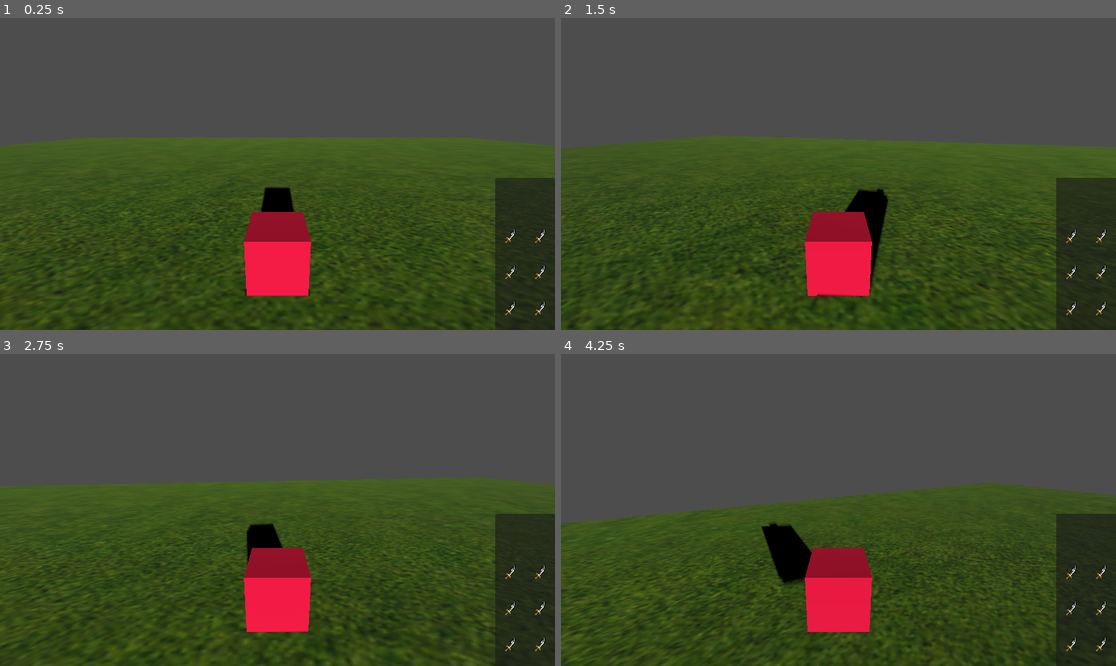
Above: before the commit, frames 1-4 (two rows, left to right).
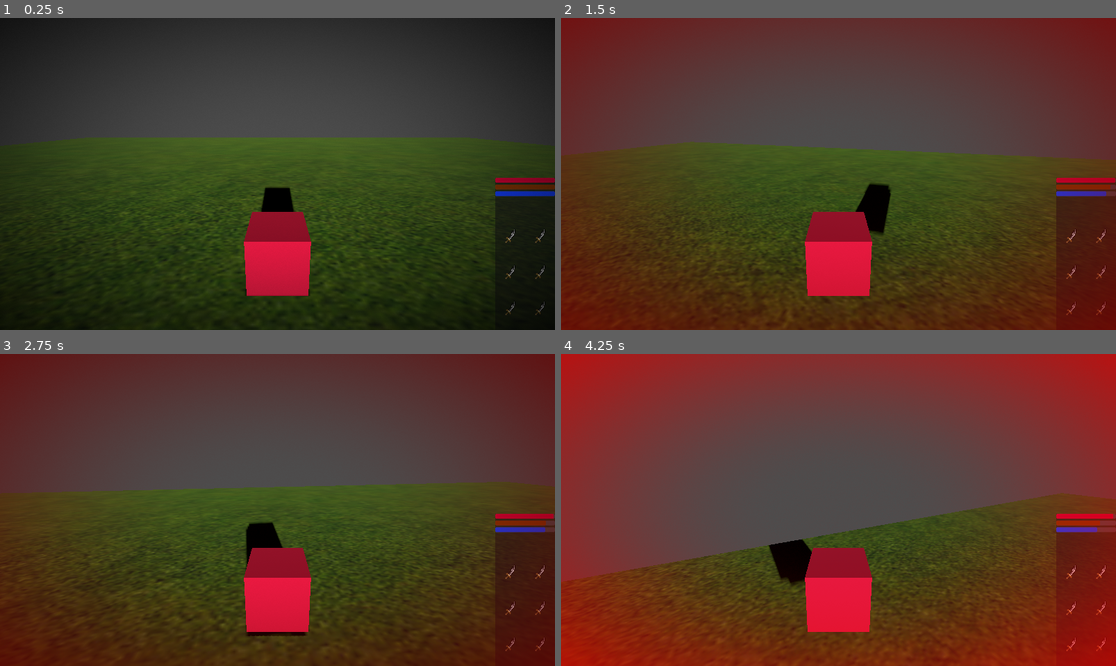
Above: after the commit, the same moments.

Repository: KOTLI-game/KOTLI
Game: Godot game, scene res://Main.tscn
Same seed, same stepped clock (60 frames per second), same inputs: the game is played once before the commit and once after it.
Inputs (mouse positions are in pixels of both pictures, inside the frame that each line leads up to):
- Up to frame 1 (0.25 s): no input
- Up to frame 2 (1.5 s): tap Enter (ui_accept) at 0.5, 0.6 s; move the mouse to (866, 174) at 0.52 s; hold Shift (move_sprint, bound only after the commit) 0.53-1.28 s; hold W (move_forward) from 0.53 s (still down); tap Space (move_jump, bound only after the commit) at 0.77, 1.07 s; move the mouse to (810, 174) at 1.27 s; tap Shift (move_sprint, bound only after the commit) at 1.35 s
- Up to frame 3 (2.75 s): keep holding W (move_forward); tap Space (move_jump, bound only after the commit) at 1.52, 1.55, 1.82, 2.1 s; move the mouse to (288, 503) at 2.02 s; tap Enter (ui_accept) at 2.3 s
- Up to frame 4 (4.25 s): keep holding W (move_forward); move the mouse to (832, 516) at 2.77 s; tap Enter (ui_accept) at 2.85 s; tap Space (move_jump, bound only after the commit) at 3.02, 3.32, 3.77, 3.8, 4.07 s; tap Shift (move_sprint, bound only after the commit) at 3.05 s; move the mouse to (877, 513) at 3.52 s; hold Shift (move_sprint, bound only after the commit) from 3.53 s (still down)

The runs differ from the first frame. In frame 1, 40% of the frame differs, in the area x 0-100%, y 0-100%; in frame 2, 54%; in frame 3, 49%; in frame 4, 75%.

Commit message:
add status bars

Diff:
--- a/Main.tscn
+++ b/Main.tscn
@@ -1,9 +1,11 @@
-[gd_scene load_steps=11 format=3 uid="uid://ona2mbdyx4fh"]
+[gd_scene load_steps=19 format=3 uid="uid://ona2mbdyx4fh"]
 
 [ext_resource type="Script" path="res://Movement.gd" id="1_bbqy7"]
 [ext_resource type="Texture2D" uid="uid://b4dp3x4fa3nd4" path="res://grass.jpg" id="1_chb6s"]
 [ext_resource type="Script" path="res://pause_menu.gd" id="3_wc42c"]
 [ext_resource type="PackedScene" uid="uid://1jarticplmi" path="res://item.tscn" id="4_qwg7a"]
+[ext_resource type="Shader" path="res://Vignette.gdshader" id="5_8oi5u"]
+[ext_resource type="Script" path="res://vignette.gd" id="6_ksw4x"]
 
 [sub_resource type="BoxShape3D" id="BoxShape3D_fl3dy"]
 size = Vector3(60, 2, 60)
@@ -22,6 +24,56 @@
 
 [sub_resource type="BoxMesh" id="BoxMesh_84e1o"]
 material = SubResource("StandardMaterial3D_g6b41")
+
+[sub_resource type="StyleBoxFlat" id="StyleBoxFlat_v5105"]
+bg_color = Color(0.297093, 0.297093, 0.297093, 1)
+corner_radius_top_left = 10
+corner_radius_top_right = 10
+corner_radius_bottom_right = 10
+corner_radius_bottom_left = 10
+
+[sub_resource type="StyleBoxFlat" id="StyleBoxFlat_x1emn"]
+bg_color = Color(0.84, 0, 0.21, 1)
+corner_radius_top_left = 10
+corner_radius_top_right = 10
+corner_radius_bottom_right = 10
+corner_radius_bottom_left = 10
+
+[sub_resource type="GDScript" id="GDScript_ggb4d"]
+script/source = "extends ProgressBar
+
+
+# Called when the node enters the scene tree for the first time.
+func _ready() -> void:
+	pass # Replace with function body.
+
+
+# Called every frame. 'delta' is the elapsed time since the previous frame.
+func _process(delta: float) -> void:
+	pass
+"
+
+[sub_resource type="StyleBoxFlat" id="StyleBoxFlat_mswfd"]
+bg_color = Color(0.535575, 0.215178, 0.0150458, 1)
+corner_radius_top_left = 10
+corner_radius_top_right = 10
+corner_radius_bottom_right = 10
+corner_radius_bottom_left = 10
+
+[sub_resource type="StyleBoxFlat" id="StyleBoxFlat_po7mk"]
+bg_color = Color(0.0784314, 0.247059, 1, 1)
+corner_radius_top_left = 10
+corner_radius_top_right = 10
+corner_radius_bottom_right = 10
+corner_radius_bottom_left = 10
+
+[sub_resource type="ShaderMaterial" id="ShaderMaterial_c1uvd"]
+shader = ExtResource("5_8oi5u")
+shader_parameter/inner_radius = 0.1
+shader_parameter/outer_radius = 1.0
+shader_parameter/vignette_strength = 1.0
+shader_parameter/dither_strength = 0.03
+shader_parameter/vignette_color = Color(0, 0, 0, 1)
 
 [node name="Root Node" type="Node"]
 
@@ -116,3 +168,44 @@
 
 [node name="Item6" parent="Inventory/GridContainer" instance=ExtResource("4_qwg7a")]
 layout_mode = 2
+
+[node name="VBoxContainer" type="VBoxContainer" parent="Inventory"]
+layout_mode = 2
+
+[node name="ProgressBar" type="ProgressBar" parent="Inventory/VBoxContainer"]
+custom_minimum_size = Vector2(0, 10)
+layout_mode = 2
+theme_override_styles/background = SubResource("StyleBoxFlat_v5105")
+theme_override_styles/fill = SubResource("StyleBoxFlat_x1emn")
+value = 100.0
+show_percentage = false
+script = SubResource("GDScript_ggb4d")
+
+[node name="ProgressBar2" type="ProgressBar" parent="Inventory/VBoxContainer"]
+custom_minimum_size = Vector2(0, 10)
+layout_mode = 2
+theme_override_styles/background = SubResource("StyleBoxFlat_v5105")
+theme_override_styles/fill = SubResource("StyleBoxFlat_mswfd")
+value = 100.0
+show_percentage = false
+script = SubResource("GDScript_ggb4d")
+
+[node name="ProgressBar3" type="ProgressBar" parent="Inventory/VBoxContainer"]
+custom_minimum_size = Vector2(0, 10)
+layout_mode = 2
+theme_override_styles/background = SubResource("StyleBoxFlat_v5105")
+theme_override_styles/fill = SubResource("StyleBoxFlat_po7mk")
+value = 100.0
+show_percentage = false
+script = SubResource("GDScript_ggb4d")
+
+[node name="Shaders" type="CanvasLayer" parent="."]
+
+[node name="Vignette" type="ColorRect" parent="Shaders"]
+material = SubResource("ShaderMaterial_c1uvd")
+anchors_preset = 15
+anchor_right = 1.0
+anchor_bottom = 1.0
+grow_horizontal = 2
+grow_vertical = 2
+script = ExtResource("6_ksw4x")
--- a/Movement.gd
+++ b/Movement.gd
@@ -5,39 +5,60 @@
 
 const SPEED = 5.0
 const JUMP_VELOCITY = 4.5
+const SPRINT_MULTIPLIER = 2
+
 var is_paused = false
 var mouse_sens = 0.3
 
 func _physics_process(delta: float) -> void:
-	# Add the gravity.
-	if not is_on_floor():
-		velocity += get_gravity() * delta
-
-	# Handle jump.
-	if Input.is_action_just_pressed("ui_accept") and is_on_floor():
-		velocity.y = JUMP_VELOCITY
-
-
 	if Input.is_action_just_pressed("ui_cancel"):
 		is_paused = !is_paused
 	if is_paused:
 		Input.set_mouse_mode(Input.MOUSE_MODE_VISIBLE)
 	else:
 		Input.set_mouse_mode(Input.MOUSE_MODE_CAPTURED)
-	# Get the input direction and handle the movement/deceleration.
-	# As good practice, you should replace UI actions with custom gameplay actions.
-	var input_dir := Input.get_vector("move_left", "move_right", "move_forward", "move_backward")
-	var direction := (transform.basis * Vector3(input_dir.x, 0, input_dir.y)).normalized()
-	if direction:
-		velocity.x = direction.x * SPEED
-		velocity.z = direction.z * SPEED
-	else:
-		velocity.x = move_toward(velocity.x, 0, SPEED)
-		velocity.z = move_toward(velocity.z, 0, SPEED)
+	if !is_paused:
+		if not is_on_floor():
+			velocity += get_gravity() * delta
+		if Input.is_action_just_pressed("move_jump") and is_on_floor():
+			velocity.y = JUMP_VELOCITY
+			consume_health(1)
+		var input_dir := Input.get_vector("move_left", "move_right", "move_forward", "move_backward")
+		var direction := (transform.basis * Vector3(input_dir.x, 0, input_dir.y)).normalized()
+		var speed = SPEED
+		if Input.is_action_pressed("move_sprint"):
+			speed *= SPRINT_MULTIPLIER
+			consume_water(speed * SPRINT_MULTIPLIER * delta)
+		if direction:
+			velocity.x = direction.x * speed
+			velocity.z = direction.z * speed
+		else:
+			velocity.x = move_toward(velocity.x, 0, speed)
+			velocity.z = move_toward(velocity.z, 0, speed)
 
-	move_and_slide()
+		consume_hunger(min(input_dir.length_squared(), 1) * speed * delta)
+		if get_hunger() == 0:
+			consume_health(delta)
+		if get_water() == 0:
+			consume_health(delta)
+		move_and_slide()
 
 func _input(event):
 	if event is InputEventMouseMotion:
 		if(!is_paused):
 			rotate_y(deg_to_rad(-event.relative.x*mouse_sens))
+
+func consume_hunger(ammount: float) -> void:
+	(get_parent().find_children("Inventory")[0].get_child(1).get_child(1) as ProgressBar).value -= ammount
+func consume_water(ammount: float) -> void:
+	(get_parent().find_children("Inventory")[0].get_child(1).get_child(2) as ProgressBar).value -= ammount
+func consume_health(ammount: float) -> void:
+	(get_parent().find_children("Inventory")[0].get_child(1).get_child(0) as ProgressBar).value -= ammount
+	var v = get_parent().find_children("Shaders")[0].find_children("Vignette")[0]#.get_script() as Vignette
+	v.set_vignette(Color.RED)
+func get_water() -> float:
+	return (get_parent().find_children("Inventory")[0].get_child(1).get_child(2) as ProgressBar).value
+func get_hunger() -> float:
+	return (get_parent().find_children("Inventory")[0].get_child(1).get_child(1) as ProgressBar).value
+func get_health() -> float:
+	return (get_parent().find_children("Inventory")[0].get_child(1).get_child(0) as ProgressBar).value
--- /dev/null
+++ b/Vignette.gdshader
@@ -0,0 +1,18 @@
+//https://godotshaders.com/shader/vignette-with-reduced-banding-artifacts/
+shader_type canvas_item;
+
+uniform float inner_radius = 0.1;
+uniform float outer_radius = 1;
+uniform float vignette_strength = 1.0;
+uniform float dither_strength = 0.03;
+uniform vec4 vignette_color: source_color;
+
+
+void fragment() {
+	float dist = distance(UV, vec2(0.5));
+
+	float vignette = smoothstep(inner_radius, outer_radius, dist) * vignette_strength;
+	float dither = fract(sin(dot(UV, vec2(12.9898, 78.233))) * 43758.5453123) * dither_strength;
+
+	COLOR = vec4(vignette_color.rgb, vignette + dither);
+}
--- a/item.tscn
+++ b/item.tscn
@@ -21,4 +21,5 @@
 
 [node name="TextureRect" type="TextureRect" parent="CenterContainer"]
 layout_mode = 2
+texture = ExtResource("1_s8bh2")
 stretch_mode = 3
--- a/project.godot
+++ b/project.godot
@@ -37,3 +37,14 @@
 "events": [Object(InputEventKey,"resource_local_to_scene":false,"resource_name":"","device":-1,"window_id":0,"alt_press …(192 unchanged characters)…
 ]
 }
+move_jump={
+"deadzone": 0.5,
+"events": [Object(InputEventKey,"resource_local_to_scene":false,"resource_name":"","device":-1,"window_id":0,"alt_pressed":false,"shift_pressed":false,"ctrl_pressed":false,"meta_pressed":false,"pressed":false,"keycode":0,"physical_keycode":32,"key_label":0,"unicode":32,"location":0,"echo":false,"script":null)
+]
+}
+move_sprint={
+"deadzone": 0.5,
+"events": [Object(InputEventKey,"resource_local_to_scene":false,"resource_name":"","device":-1,"window_id":0,"alt_pressed":false,"shift_pressed":false,"ctrl_pressed":false,"meta_pressed":false,"pressed":false,"keycode":0,"physical_keycode":4194325,"key_label":0,"unicode":0,"location":0,"echo":false,"script":null)
+, Object(InputEventKey,"resource_local_to_scene":false,"resource_name":"","device":-1,"window_id":0,"alt_pressed":false,"shift_pressed":false,"ctrl_pressed":false,"meta_pressed":false,"pressed":false,"keycode":0,"physical_keycode":4194326,"key_label":0,"unicode":0,"location":0,"echo":false,"script":null)
+]
+}
--- /dev/null
+++ b/vignette.gd
@@ -0,0 +1,14 @@
+class_name Vignette
+extends ColorRect
+
+# Called when the node enters the scene tree for the first time.
+func _ready() -> void:
+	pass # Replace with function body.
+
+
+# Called every frame. 'delta' is the elapsed time since the previous frame.
+func _process(delta: float) -> void:
+	(material as ShaderMaterial).set_shader_parameter("vignette_color", lerp((material as ShaderMaterial).get_shader_parameter("vignette_color"), Color(0,0,0), delta))
+
+func set_vignette(color: Color) -> void:
+	(material as ShaderMaterial).set_shader_parameter("vignette_color", color)
